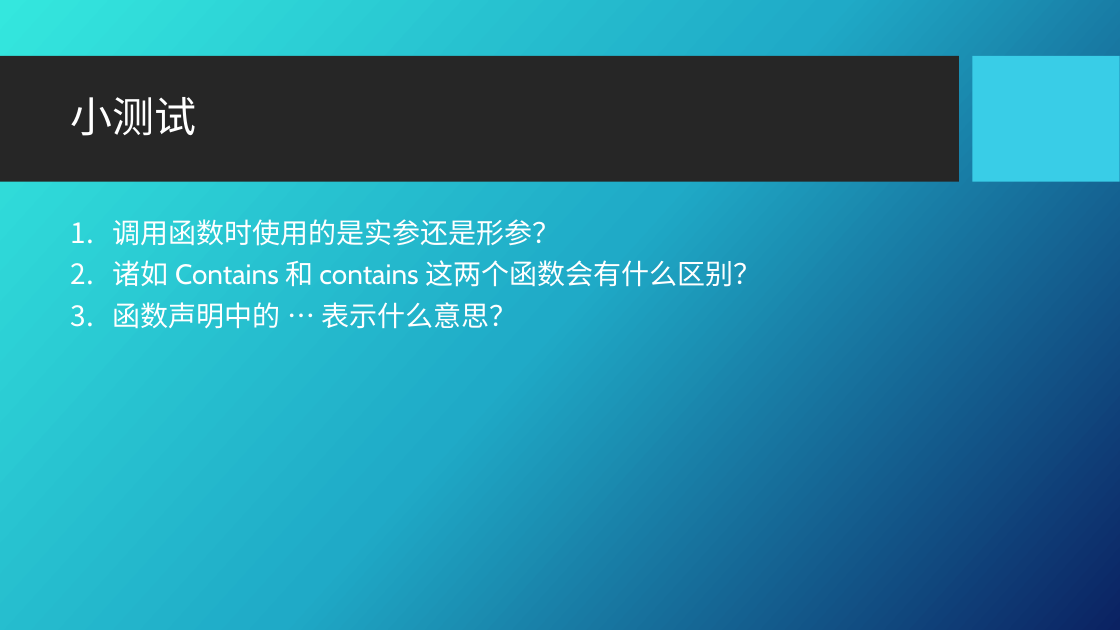
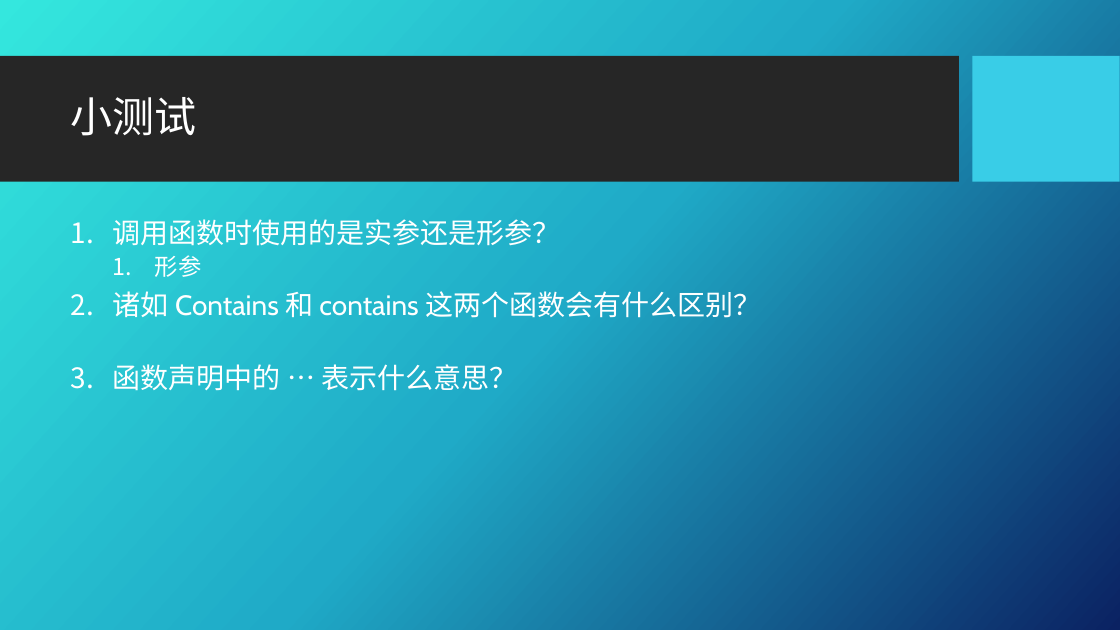
Before and after one commit to Applevegetable/note, a slide deck: slide 12 of PPT/Go 12.pptx. Drawn at 1120x630 pixels with LibreOffice and Linux fonts; fonts in the diff are those of the drawing; background and template pictures are left out. Boxes give left, top, right and bottom in pixels: in the first picture for what was removed or moved away, otherwise in the second. Text is boxed around its words. In the diff, an @@ line names an element or a change of style, - is before the commit and + after.

```diff
--- a/PPT/Go 12.pptx
+++ b/PPT/Go 12.pptx
@@ text at (155, 255, 202, 277): paragraph added @@
+  1. 形参
```
Also in this commit, not shown: 13 other files.
